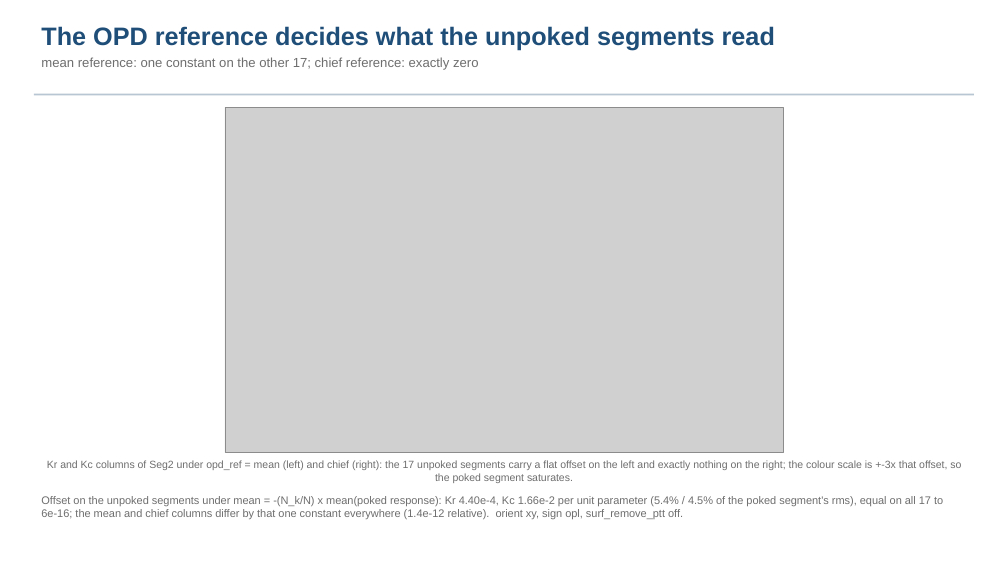
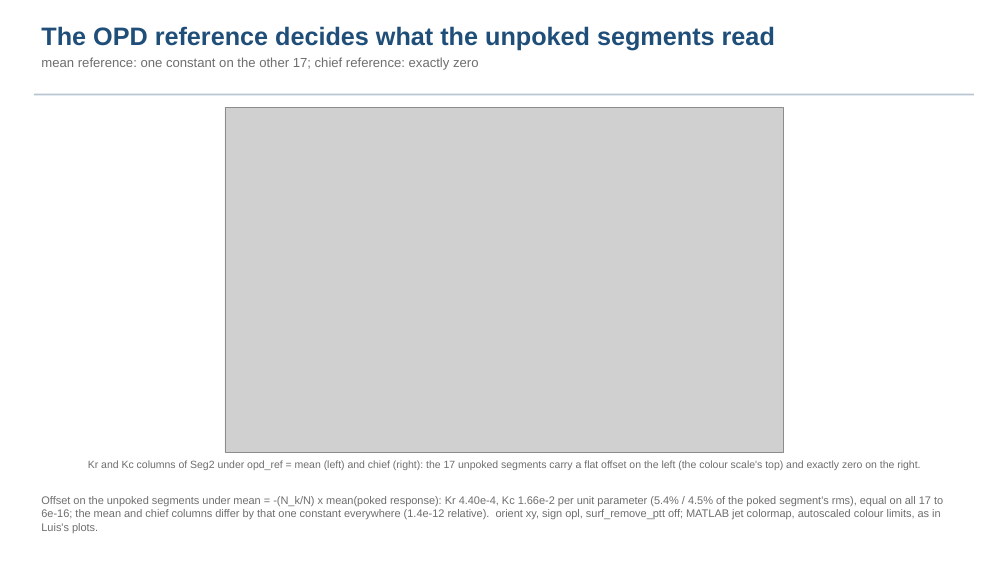
Before and after one commit to nasa-jpl/macos, a slide deck: slide 2 of demo_session/deck_dwdsurf_options.pptx. Drawn at 1008x567 pixels with LibreOffice and Linux fonts; fonts in the diff are those of the drawing; grey boxes stand for pictures. Boxes give left, top, right and bottom in pixels: in the first picture for what was removed or moved away, otherwise in the second. Text is boxed around its words. In the diff, an @@ line names an element or a change of style, - is before the commit and + after.

```diff
--- a/demo_session/deck_dwdsurf_options.pptx
+++ b/demo_session/deck_dwdsurf_options.pptx
@@ text at [88,460,920,470]: text changed @@
-Kr and Kc columns of Seg2 under opd_ref = mean (left) and chief (right): the 17 unpoked segments carry a flat offset on the left and exactly nothing on the right; the colour scale is +-3x that offset, so the poked segment saturates.
+Kr and Kc columns of Seg2 under opd_ref = mean (left) and chief (right): the 17 unpoked segments carry a flat offset on the left (the colour scale's top) and exactly zero on the right.
@@ text at [41,496,943,519]: text changed @@
-Offset on the unpoked segments under mean = -(N_k/N) x mean(poked response): Kr 4.40e-4, Kc 1.66e-2 per unit parameter (5.4% / 4.5% of the poked segment's rms), equal on all 17 to 6e-16; the mean and chief columns differ by that one constant everywhere (1.4e-12 relative). orient xy, sign opl, surf_remove_ptt off.
+Offset on the unpoked segments under mean = -(N_k/N) x mean(poked response): Kr 4.40e-4, Kc 1.66e-2 per unit parameter (5.4% / 4.5% of the poked segment's rms), equal on all 17 to 6e-16; the mean and chief columns differ by that one constant everywhere (1.4e-12 relative). orient xy, sign opl, surf_remove_ptt off; MATLAB jet colormap, autoscaled colour limits, as in Luis's plots.
```
Also in this commit, not shown: 4 other files.
